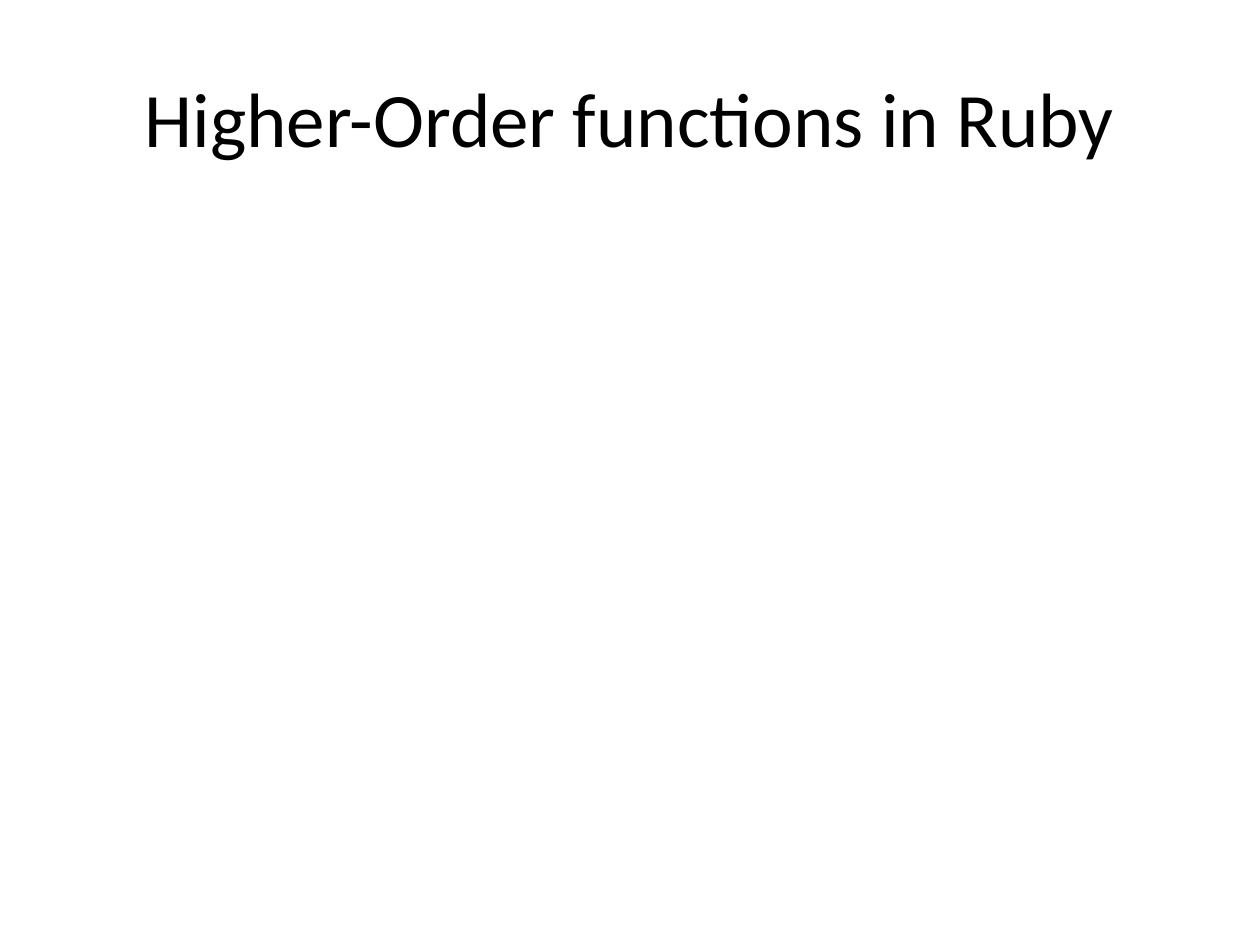
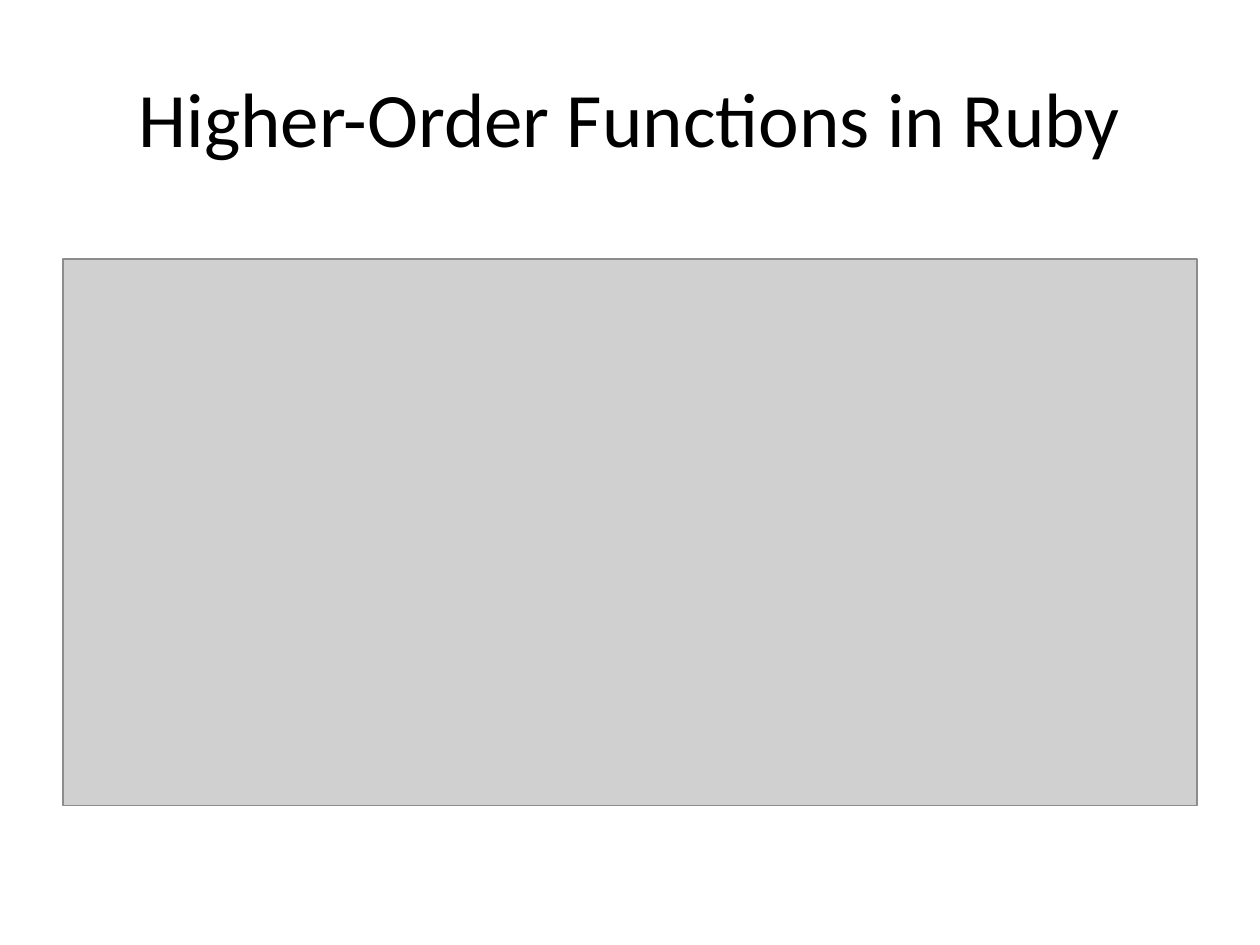
Before and after one commit to todkar/Away_Day, a slide deck: slide 12 of Scala_Away_Day.pptx (slide 13 before the commit). Drawn at 1260x945 pixels with LibreOffice and Linux fonts; fonts in the diff are those of the drawing; grey boxes stand for pictures. Boxes give left, top, right and bottom in pixels: in the first picture for what was removed or moved away, otherwise in the second. Text is boxed around its words. In the diff, an @@ line names an element or a change of style, - is before the commit and + after.

```diff
--- a/Scala_Away_Day.pptx
+++ b/Scala_Away_Day.pptx
@@ title at (139, 93, 1119, 161): text changed @@
-Higher-Order functions in Ruby
+Higher-Order Functions in Ruby
@@ picture added at (63, 260, 1197, 806) @@
```
Also in this commit, not shown: 2 other slides changed, 1 slide removed, 6 other files.
